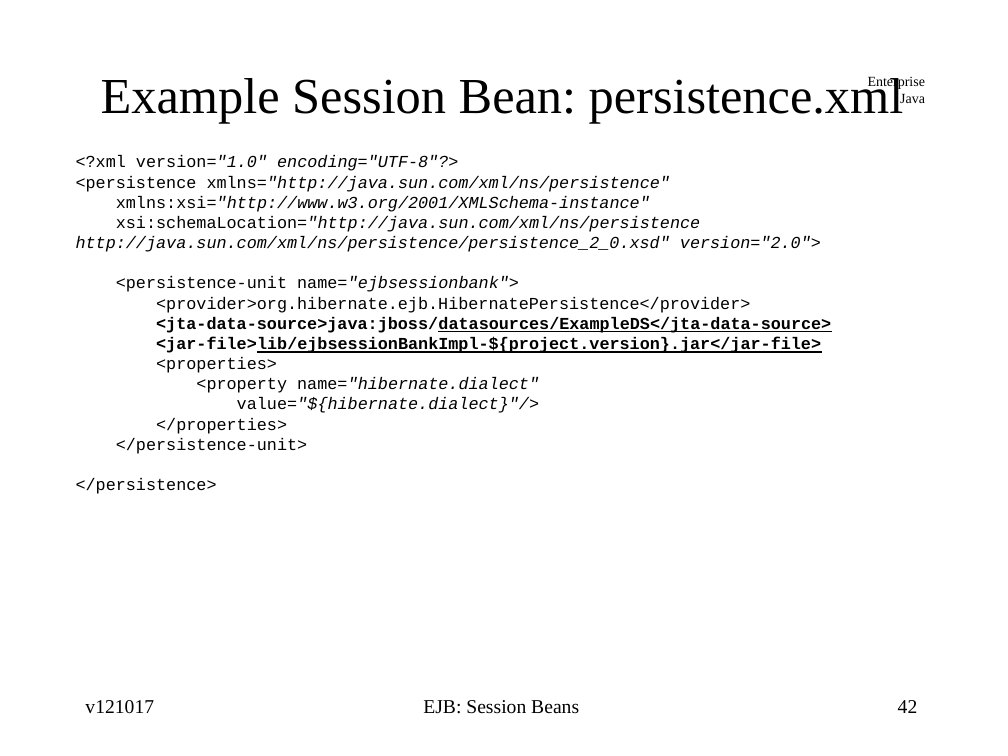
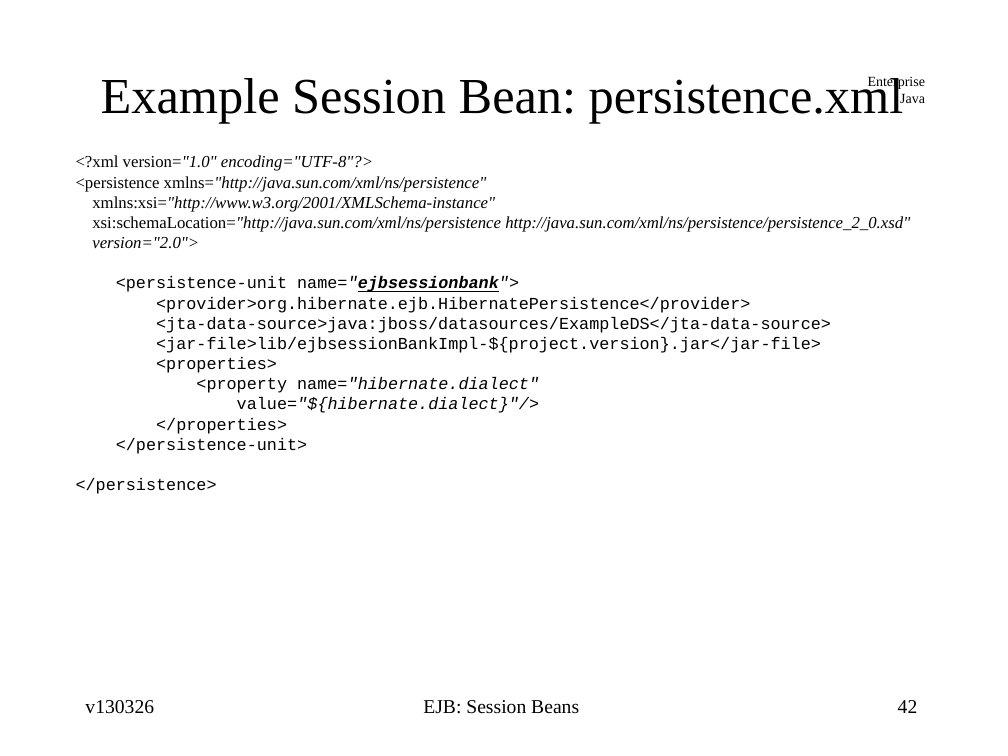
Before and after one commit to jcstaff/ejava-javaee, a slide deck: slide 42 of ejbsessionBank/src/site/resources/lectures/ejbSession.ppt. Drawn at 1008x756 pixels with LibreOffice and Linux fonts; fonts in the diff are those of the drawing. Boxes give left, top, right and bottom in pixels: in the first picture for what was removed or moved away, otherwise in the second. Text is boxed around its words. In the diff, an @@ line names an element or a change of style, - is before the commit and + after.

```diff
--- a/ejbsessionBank/src/site/resources/lectures/ejbSession.ppt
+++ b/ejbsessionBank/src/site/resources/lectures/ejbSession.ppt
@@ text at bbox=[76, 155, 831, 353]: font Courier New to Times New Roman in "<?xml version="1.0" encoding="UTF-8"?>", "<persistence xmlns="http://java.sun.com/xml/ns/persistence"", "xmlns:xsi="http://www.w3.org/2001/XMLSchema-instance""; bold on, underline on in "name="ejbsessionbank">"; bold off, underline off in "<jta-data-source>java:jboss/datasources/ExampleDS</jta-data- ...", "<jar-file>lib/ejbsessionBankImpl-${project.version}.jar</jar ..." @@
@@ text at bbox=[92, 216, 910, 248]: text changed; font Courier New to Times New Roman @@
-xsi:schemaLocation="http://java.sun.com/xml/ns/persistence http://java.sun.com/xml/ns/persistence/persistence_2_0.xsd" version="2.0">
+xsi:schemaLocation="http://java.sun.com/xml/ns/persistence http://java.sun.com/xml/ns/persistence/persistence_2_0.xsd"
+version="2.0">
@@ text at bbox=[85, 700, 154, 714]: text changed @@
-v121017
+v130326
```
Also in this commit, not shown: 72 other slides changed, 1 slide added, 1 slide removed, 1 other file.
